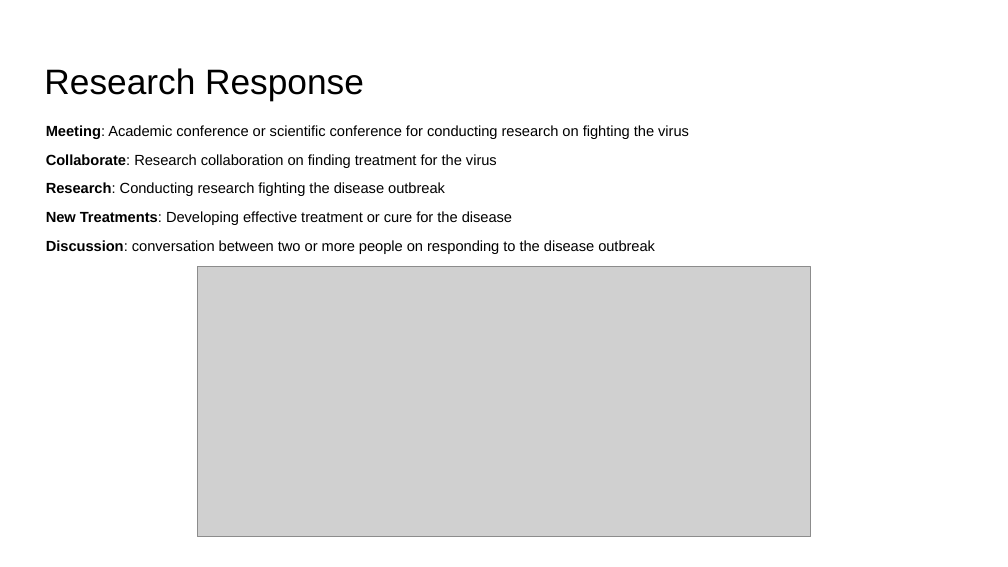
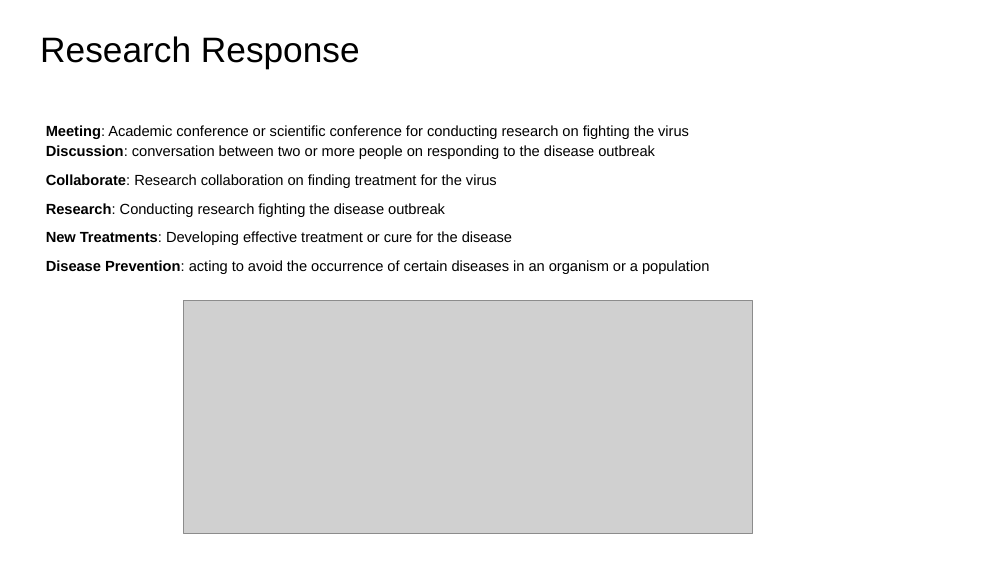
Before and after one commit to RESIN-KAIROS/schemalib, a slide deck: slide 9 of hrf/disease_outbreak.pptx (slide 7 before the commit). Drawn at 1008x567 pixels with LibreOffice and Linux fonts; fonts in the diff are those of the drawing; grey boxes stand for pictures. Boxes give left, top, right and bottom in pixels: in the first picture for what was removed or moved away, otherwise in the second. Text is boxed around its words. In the diff, an @@ line names an element or a change of style, - is before the commit and + after.

Commit message:
update disease outbreak json and hrf.

```diff
--- a/hrf/disease_outbreak.pptx
+++ b/hrf/disease_outbreak.pptx
@@ title "Research Response" moved from (x1=44, y1=68, x2=364, y2=100) to (x1=40, y1=36, x2=360, y2=69) @@
@@ text at (x1=46, y1=145, x2=655, y2=159): paragraph added @@
+Discussion: conversation between two or more people on responding to the disease outbreak
@@ text at (x1=46, y1=260, x2=709, y2=274): text changed @@
-Discussion: conversation between two or more people on responding to the disease outbreak
+Disease Prevention: acting to avoid the occurrence of certain diseases in an organism or a population
@@ picture resized from (x1=198, y1=267, x2=811, y2=537) to (x1=183, y1=300, x2=752, y2=533) @@
```
Also in this commit, not shown: 7 other slides changed, 2 slides added, 5 other files.
